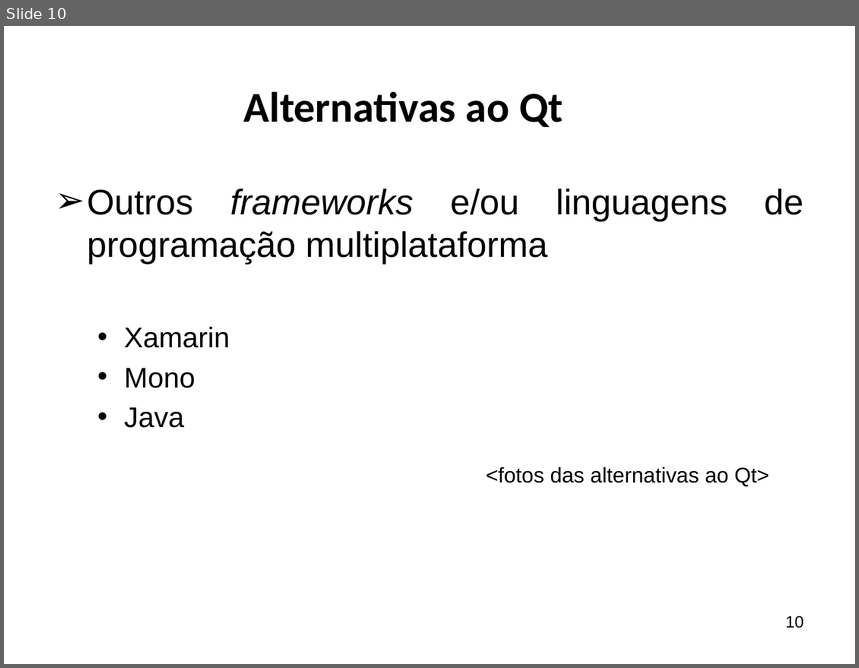
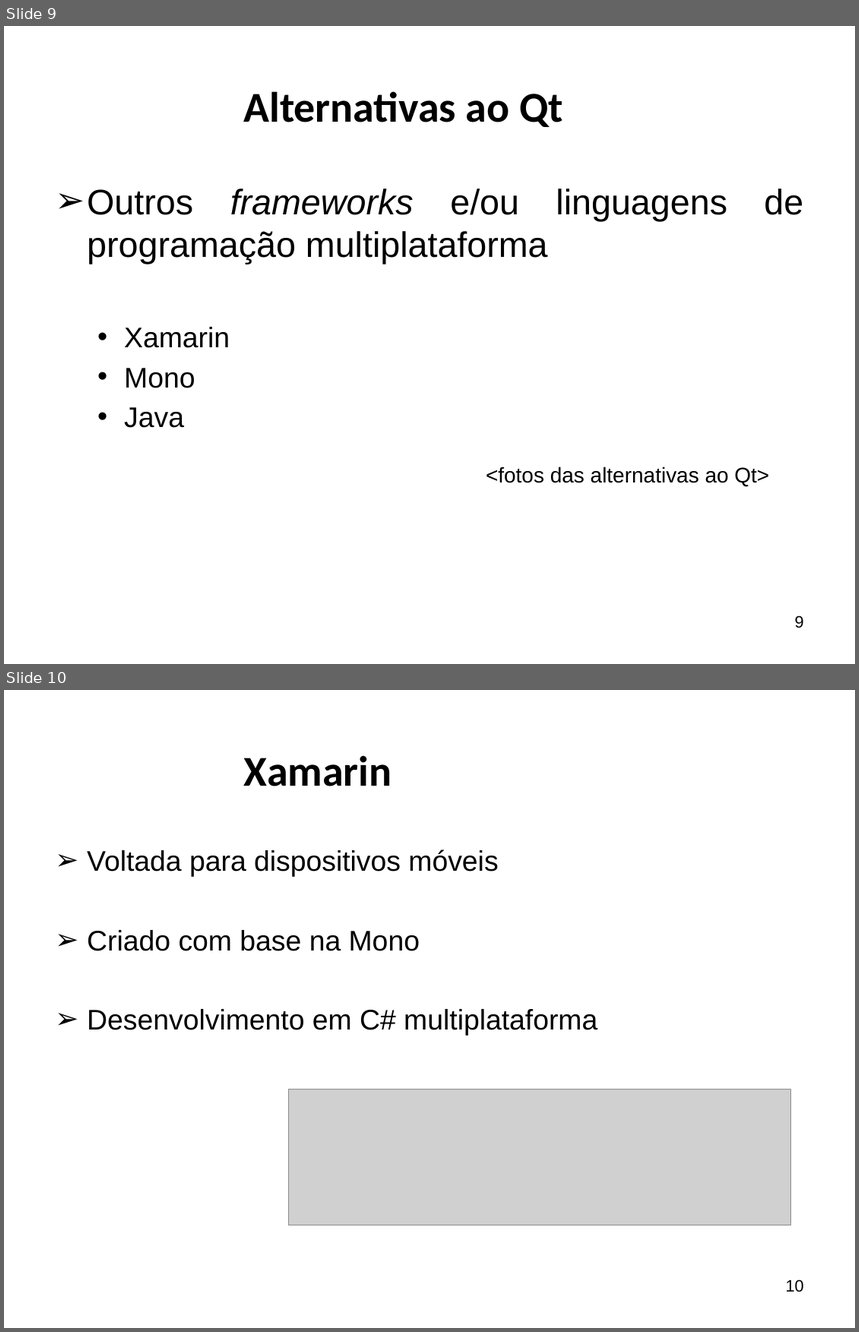
Before and after one commit to ricardopetrere/TCC_FTT, a slide deck: documentos/Apresentação Banca.pptx. Shown one above the other, each under a label of ours: slide 10 before the commit, slides 9 and 10 after it. The pictures are 859x668 and 859x1332 pixels, drawn with LibreOffice and Linux fonts; fonts in the diff are those of the drawing; grey boxes stand for pictures; background and template pictures are left out. Boxes give left, top, right and bottom in pixels: in the first picture for what was removed or moved away, otherwise in the second. Text is boxed around its words. In the diff, an @@ line names an element or a change of style, - is before the commit and + after.

```diff
--- a/documentos/Apresentação Banca.pptx
+++ b/documentos/Apresentação Banca.pptx
@@ slide 10 added at bbox=[4, 690, 855, 1328], background picture (left out) @@
@@ title added at bbox=[243, 755, 392, 787], 36 pt, text #000000, bold @@
+Xamarin
@@ text added at bbox=[87, 850, 598, 1036], 24 pt, text #000000 @@
+➢ Voltada para dispositivos móveis
+➢ Criado com base na Mono
+➢ Desenvolvimento em C# multiplataforma
@@ picture added at bbox=[289, 1089, 791, 1224] @@
@@ page number added at bbox=[786, 1280, 804, 1293], 14 pt, text #000000 @@
+10
@@ what was slide 10 is now slide 9 @@
@@ page number at bbox=[795, 616, 804, 629]: text changed @@
-10
+9
```
Also in this commit, not shown: 7 slides changed, 8 other slides added, 3 slides removed.
